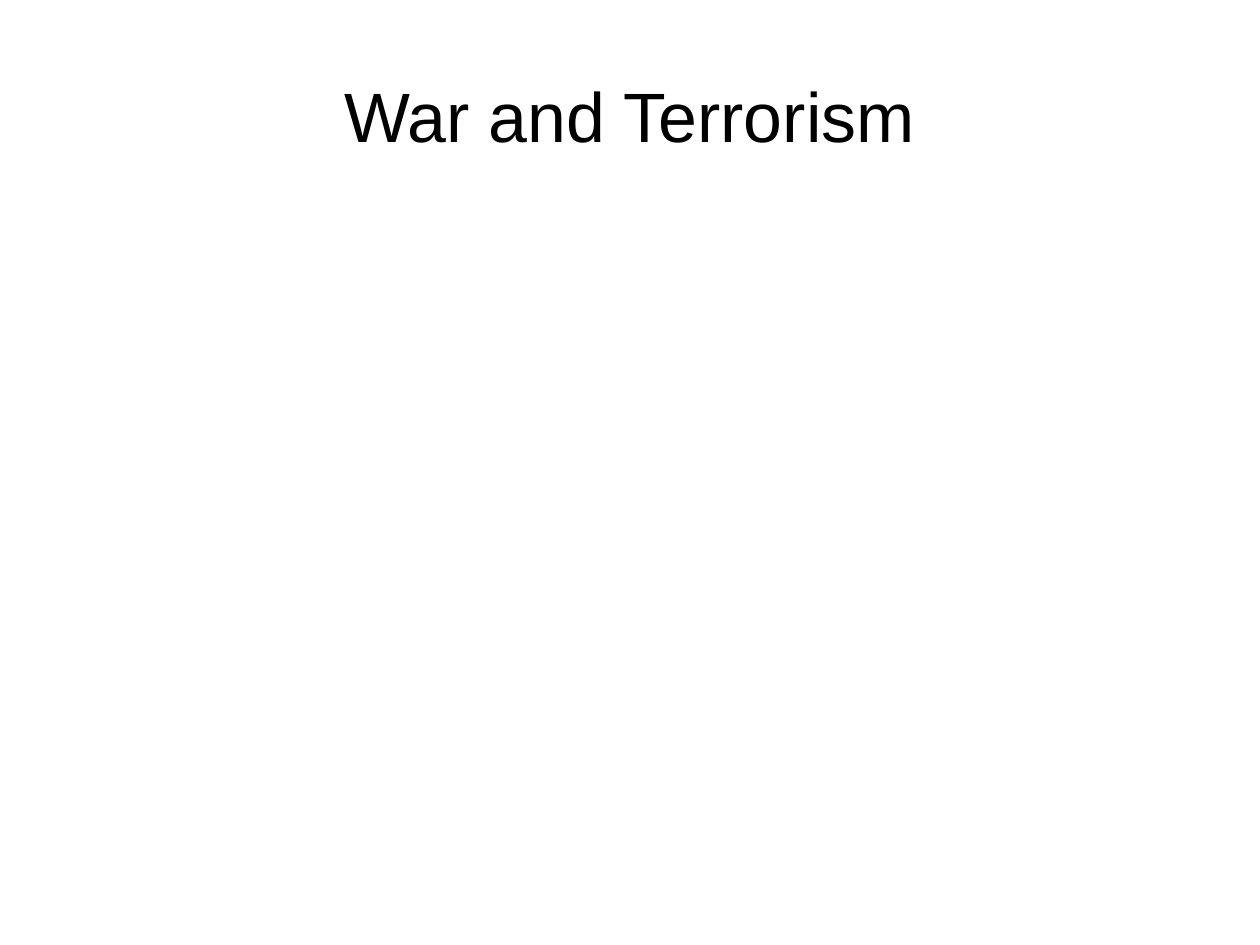
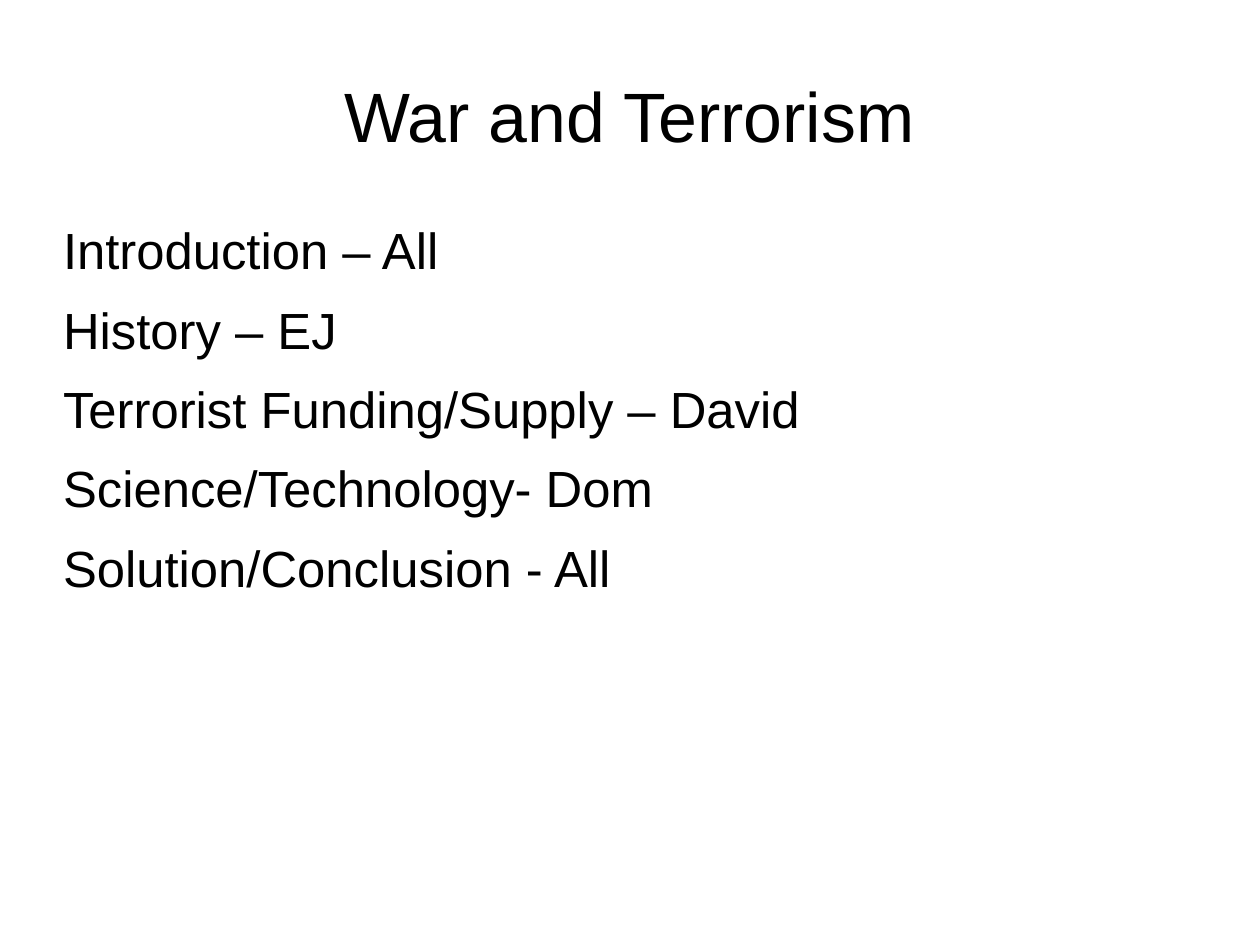
Before and after one commit to Group3Discussion/WarTerrorism, a slide deck: slide 1 of WarTerrorism.ppt. Drawn at 1260x945 pixels with LibreOffice and Linux fonts; fonts in the diff are those of the drawing. Boxes give left, top, right and bottom in pixels: in the first picture for what was removed or moved away, otherwise in the second. Text is boxed around its words. In the diff, an @@ line names an element or a change of style, - is before the commit and + after.

Commit message:
Assigned slides to a couple of people. Still need everyone's input

```diff
--- a/WarTerrorism.ppt
+++ b/WarTerrorism.ppt
@@ text added at box(63, 232, 800, 588), 32 pt, text #000000 @@
+Introduction – All
+History – EJ
+Terrorist Funding/Supply – David
+Science/Technology- Dom
+Solution/Conclusion - All
```
